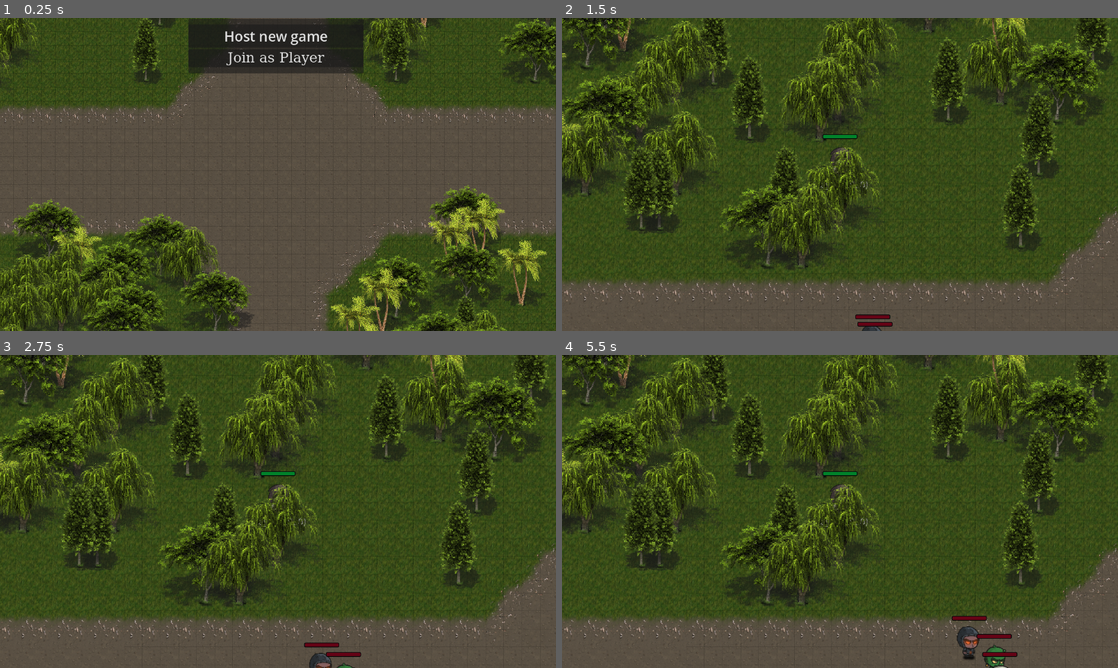
Above: before the commit, frames 1-4 (two rows, left to right).
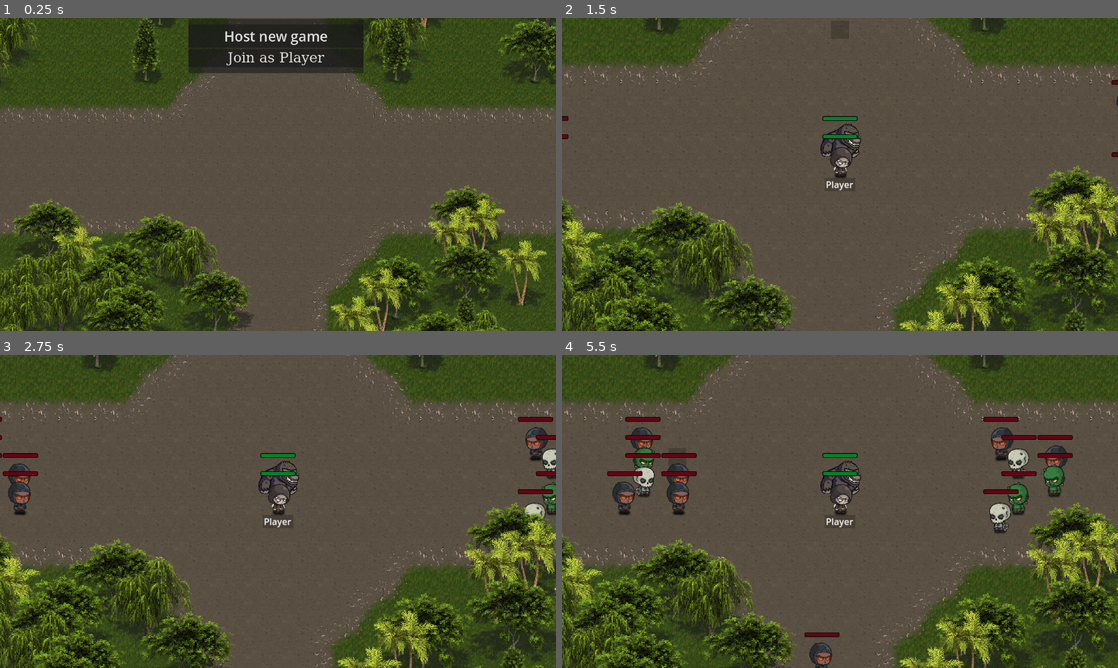
Above: after the commit, the same moments.

Repository: LucasJappert/moomoo-lan-party
Game: Godot game, scene res://scenes/game_manager_scene.tscn
Two runs of this game, one before a commit and one after it. Both use one fixed random seed, a clock stepped at 60 frames per second and the inputs below.
Inputs (mouse positions are in pixels of both pictures, inside the frame that each line leads up to):
- Up to frame 1 (0.25 s): no input
- Up to frame 2 (1.5 s): tap Enter at 0.5 s; move the mouse to (962, 158) at 0.52 s; click (962, 158) at 0.67 s; click "Host new game" at 1.25 s
- Up to frame 3 (2.75 s): move the mouse to (278, 502) at 2.02 s; click (278, 502) at 2.17 s
- Up to frame 4 (5.5 s): move the mouse to (895, 442) at 2.77 s; click (895, 442) at 2.92 s; move the mouse to (928, 667) at 3.52 s; click (928, 667) at 3.67 s; move the mouse to (928, 649) at 4.27 s; click (928, 649) at 4.42 s; move the mouse to (673, 464) at 5.02 s; click (673, 464) at 5.17 s

The runs differ from the first frame. In frame 1, less than 0.1% of the frame differs, in the area x 1-100%, y 22-96%; in frame 2, 85%, in the area x 0-100%, y 0-100%; in frame 3, 85%; in frame 4, 85%.

Commit message:
remove useless code

Diff:
--- a/scenes/game_manager_scene.tscn
+++ b/scenes/game_manager_scene.tscn
@@ -232,6 +232,8 @@
 tile_set = SubResource("TileSet_lnu2h")
 navigation_enabled = false
 
+[node name="Decorations" type="Node2D" parent="Terrain"]
+
 [node name="PlayerSpawner" type="MultiplayerSpawner" parent="."]
 _spawnable_scenes = PackedStringArray("uid://bs7blwah20esy")
 spawn_path = NodePath("../Players")
--- a/scripts/entity/combat_data/combat_data.gd
+++ b/scripts/entity/combat_data/combat_data.gd
@@ -38,7 +38,6 @@
 	my_owner.rpc("rpc_receive_damage", damage_info.to_dict())
 
 	current_hp -= amount
-	print("Current hp: " + str(current_hp))
 	if current_hp <= 0:
 		current_hp = 0
 		my_owner.rpc("rpc_die")
@@ -77,6 +76,5 @@
 
 # endregion
 
-func _global_receive_damage(di: DamageInfo):
-	print("Recibimos daño por: " + str(di.amount))
+func _global_receive_damage(_di: DamageInfo):
 	pass
--- a/scripts/entity/components/hud.gd
+++ b/scripts/entity/components/hud.gd
@@ -34,5 +34,5 @@
 		return
 
 	_label.text = my_owner.name
-	_label.text += " - " + str(MapManager.world_to_cell(my_owner.global_position))
+	# _label.text += " - " + str(MapManager.world_to_cell(my_owner.global_position))
 	pass
--- a/scripts/entity/entity.gd
+++ b/scripts/entity/entity.gd
@@ -55,12 +55,8 @@
 	area_attack_shape.shape = area_attack_shape.shape.duplicate() # to avoid changing the original shape
 	_client_init()
 	call_deferred("_post_ready")
-	if self is Enemy:
-		print("Enemy call_deferred")
 
 func _post_ready():
-	if self is Enemy:
-		print("Enemy _post_ready")
 	hud._post_ready(self)
 
 
--- a/scripts/entity/player/client_inputs.gd
+++ b/scripts/entity/player/client_inputs.gd
@@ -9,13 +9,17 @@
 		set_process_unhandled_input(false)
 
 func _unhandled_input(event):
-	if event is InputEventMouseButton and event.button_index == MOUSE_BUTTON_RIGHT and event.pressed:
-		var mouse_position = player.get_global_mouse_position()
-		_on_right_click(mouse_position)
+	if event is InputEventMouseButton and event.pressed:
+		if event.button_index == MOUSE_BUTTON_RIGHT:
+			var mouse_position = player.get_global_mouse_position()
+			_on_right_click(mouse_position)
+		if event.button_index == MOUSE_BUTTON_LEFT:
+			var mouse_position = player.get_global_mouse_position()
+			print("Client left_click_mouse_pos: ", mouse_position)
 
-	if event is InputEventMouseButton and event.button_index == MOUSE_BUTTON_LEFT and event.pressed:
-		var mouse_position = player.get_global_mouse_position()
-		print("Client left_click_mouse_pos: ", mouse_position)
+	# if event is InputEventMouseMotion:
+	# 	var mouse_position = player.get_global_mouse_position()
+	# 	MapManager.set_hovered_cell(MapManager.world_to_cell(mouse_position))
 
 
 func _on_right_click(mouse_position: Vector2):
--- a/scripts/entity/player/player.gd
+++ b/scripts/entity/player/player.gd
@@ -12,7 +12,7 @@
 
 func _ready():
 	super._ready()
-	global_position = MapManager.cell_to_world(Vector2i(0, 0))
+	global_position = MapManager.cell_to_world(MapManager.PLAYER_CELL_SPAWN)
 	mov_speed = 200
 	combat_data.max_hp = 5000
 	combat_data.current_hp = combat_data.max_hp
--- a/scripts/globals/game_manager.gd
+++ b/scripts/globals/game_manager.gd
@@ -27,7 +27,14 @@
 	MapManager.set_cell_blocked(MapManager.world_to_cell(my_tree.global_position), true)
 
 func add_entity(entity: Entity) -> void:
+	var safe_cell = MapManager.get_safe_cell(MapManager.world_to_cell(entity.global_position))
+	if safe_cell == null:
+		print("⚠️ No safe cell found for entity: " + entity.name)
+		return
+
+	entity.global_position = MapManager.cell_to_world(safe_cell)
 	entities[entity.name] = entity
+	MapManager.set_cell_blocked(safe_cell, true)
 
 func remove_entity(entity: Entity) -> void:
 	var current_cell = MapManager.world_to_cell(entity.global_position)
--- a/scripts/globals/map_manager.gd
+++ b/scripts/globals/map_manager.gd
@@ -1,6 +1,7 @@
 class_name MapManager
 
 const TILE_SIZE: Vector2 = Vector2(32, 32)
+const PLAYER_CELL_SPAWN: Vector2i = Vector2i(20, 12)
 
 const grid_width: int = 56
 const grid_height: int = 44
@@ -14,7 +15,7 @@
 	_astar_grid.cell_size = TILE_SIZE
 	_astar_grid.offset = Vector2(grid_origin.x * TILE_SIZE.x, grid_origin.y * TILE_SIZE.y) # ← 🔥 clave
 	_astar_grid.default_compute_heuristic = AStarGrid2D.HEURISTIC_MANHATTAN
-	_astar_grid.diagonal_mode = AStarGrid2D.DIAGONAL_MODE_ALWAYS
+	_astar_grid.diagonal_mode = AStarGrid2D.DIAGONAL_MODE_ONLY_IF_NO_OBSTACLES
 
 	_astar_grid.update()
 
@@ -49,3 +50,43 @@
 
 static func set_cell_blocked_from_world(pos: Vector2, blocked: bool):
 	set_cell_blocked(world_to_cell(pos), blocked)
+
+static func is_cell_blocked(cell: Vector2i) -> bool:
+	return _astar_grid.is_point_solid(cell)
+
+static func get_safe_cell(cell: Vector2i):
+	const MAX_SEARCH_RADIUS: int = 4 # Maximum number of tiles to search outward
+
+	if not is_cell_blocked(cell):
+		return cell # The cell is already free
+
+	var visited: Dictionary = {}
+	visited[cell] = true
+
+	var queue: Array[Vector2i] = [cell]
+	var directions: Array[Vector2i] = [
+		Vector2i(0, -1), # Up
+		Vector2i(1, 0), # Right
+		Vector2i(0, 1), # Down
+		Vector2i(-1, 0) # Left
+	]
+
+	while not queue.is_empty():
+		var current: Vector2i = queue.pop_front()
+
+		# Check distance from original cell
+		if abs(cell.x - current.x) + abs(cell.y - current.y) > MAX_SEARCH_RADIUS:
+			continue
+
+		for dir: Vector2i in directions:
+			var neighbor: Vector2i = current + dir
+			if neighbor in visited:
+				continue
+			visited[neighbor] = true
+
+			if not is_cell_blocked(neighbor):
+				return neighbor # Found a valid, unblocked cell
+
+			queue.append(neighbor) # Keep searching outward
+
+	return null # Fallback, no free cell found within radius
--- a/scripts/grid_debugger.gd
+++ b/scripts/grid_debugger.gd
@@ -5,10 +5,11 @@
 @export var font: Font
 @export var solid_cell_color: Color = Color(1, 0, 0, 0.5)
 var hovered_cell: Vector2i
-const _GRID_AVAILABLE := true
+const _GRID_AVAILABLE := false
 const _PRINT_COORDINATES := false
 const _DRAW_PATHS := false
 const _DRAW_SOLID_CELLS := false
+const _DRAW_MOUSE_HOVERED_CELL := true
 
 func _ready():
 	if get_multiplayer_authority() != multiplayer.get_unique_id():
@@ -23,6 +24,8 @@
 
 
 func _draw():
+	_draw_hovered_cell()
+
 	if not _GRID_AVAILABLE:
 		return
 
@@ -55,8 +58,6 @@
 			_try_print_coordinates(pos, x, y)
 
 	_try_draw_paths()
-
-	_draw_hovered_cell()
 
 
 func clamp_to_region(cell: Vector2i) -> Vector2i:
--- a/scripts/multiplayer_manager.gd
+++ b/scripts/multiplayer_manager.gd
@@ -42,7 +42,6 @@
 	var main = get_tree().get_root().get_node("Main")
 	var new_player = main.player_spawner.spawn(spawn_data)
 	GameManager.add_entity(new_player)
-	MapManager.set_cell_blocked_from_world(new_player.global_position, true)
 	print("Added player: " + new_player.name)
 	print("Total players: " + str(GameManager.players_node.get_child_count()))
 
Not shown, changed: TODO.md
